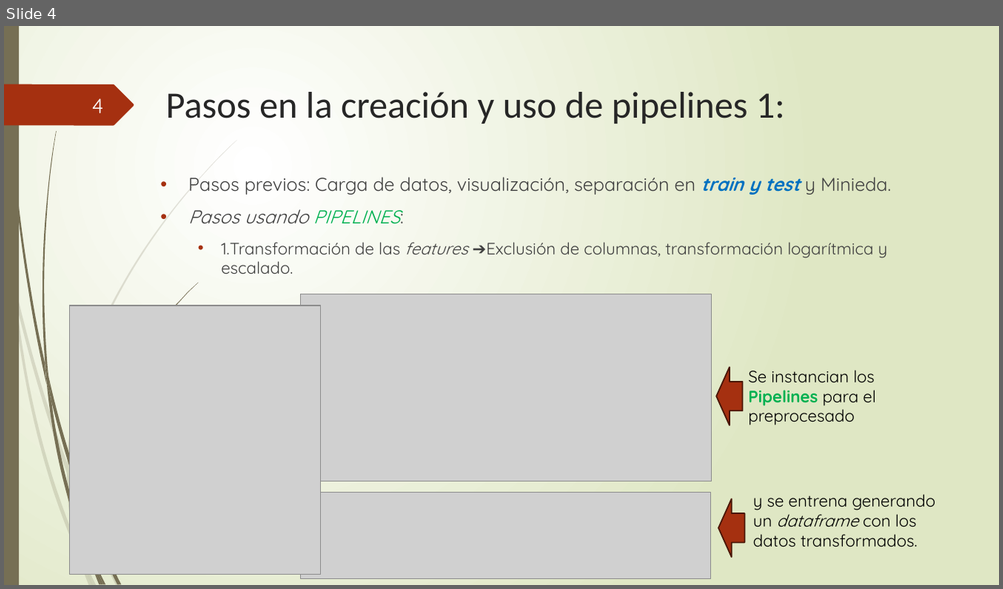
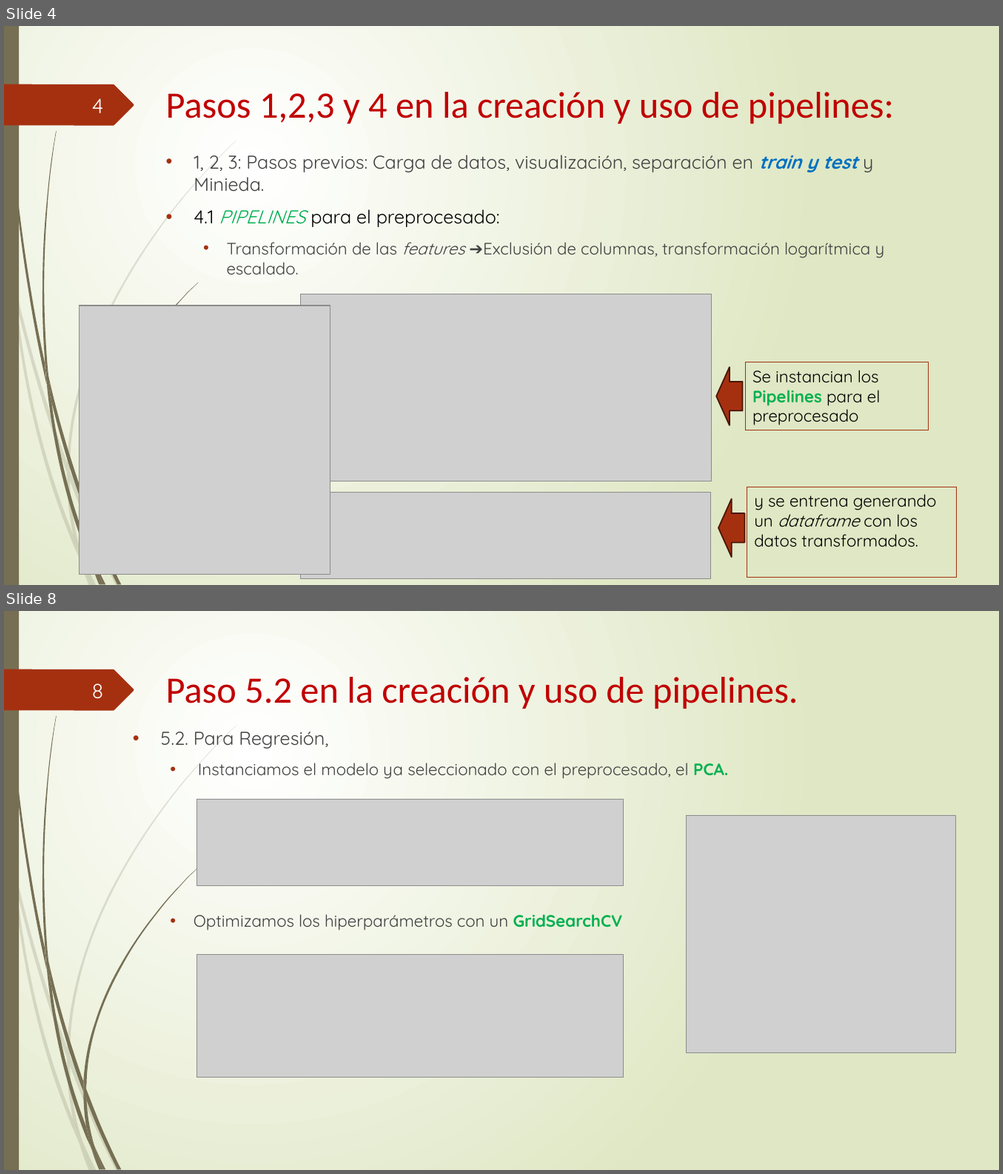
Before and after one commit to somm14/Pipelines_practica, a slide deck: Presentación_PIPELINES.pptx. Shown one above the other, each under a label of ours: slide 4 before the commit, slides 4 and 8 after it; the slides between them are not shown. The pictures are 1003x589 and 1003x1174 pixels, drawn with LibreOffice and Linux fonts; fonts in the diff are those of the drawing; grey boxes stand for pictures. Boxes give left, top, right and bottom in pixels: in the first picture for what was removed or moved away, otherwise in the second. Text is boxed around its words. In the diff, an @@ line names an element or a change of style, - is before the commit and + after.

```diff
--- a/Presentación_PIPELINES.pptx
+++ b/Presentación_PIPELINES.pptx
@@ slide 8 added at (x1=4, y1=611, x2=999, y2=1170), background gradient #FFFFFF to #DFE8C4; not listed: 22 template elements that a slide beside it also shows @@
@@ text added at (x1=166, y1=677, x2=798, y2=709), 36 pt, text #C00000 @@
+Paso 5.2 en la creación y uso de pipelines.
@@ page number added at (x1=92, y1=684, x2=104, y2=699), 20 pt, text #FEFFFF @@
+8
@@ text added at (x1=161, y1=732, x2=728, y2=931), 16 pt, text #404040 @@
+• 5.2. Para Regresión,
+  • Instanciamos el modelo ya seleccionado con el preprocesado, el PCA.
+  • Optimizamos los hiperparámetros con un GridSearchCV
@@ picture added at (x1=197, y1=799, x2=623, y2=886) @@
@@ picture added at (x1=686, y1=815, x2=956, y2=1053) @@
@@ picture added at (x1=197, y1=955, x2=623, y2=1078) @@
@@ freeform shape added at (x1=83, y1=1092, x2=94, y2=1147), fill #766F54 @@
@@ freeform shape added at (x1=83, y1=1082, x2=86, y2=1100), fill #766F54 @@
@@ slide 4 changed as well @@
@@ title at (x1=166, y1=92, x2=893, y2=124): text changed; text colour #262626 to #C00000 @@
-Pasos en la creación y uso de pipelines 1:
+Pasos 1,2,3 y 4 en la creación y uso de pipelines:
@@ text at (x1=193, y1=155, x2=885, y2=275): text changed @@
-• Pasos previos: Carga de datos, visualización, separación en train y test y Minieda.
-• Pasos usando PIPELINES:
-  • 1.Transformación de las features ➔Exclusión de columnas, transformación logarítmica y escalado.
+• 1, 2, 3: Pasos previos: Carga de datos, visualización, separación en train y test y Minieda.
+• 4.1 PIPELINES para el preprocesado:
+  • Transformación de las features ➔Exclusión de columnas, transformación logarítmica y escalado.
@@ picture moved from (x1=70, y1=306, x2=320, y2=575) to (x1=79, y1=306, x2=330, y2=575) @@
@@ rectangle "Se instancian los Pipelines para ..." at (x1=745, y1=363, x2=928, y2=430): outline none to #A53010 0.75 pt @@
@@ rectangle "Se instancian los Pipelines para ..." resized from (x1=748, y1=370, x2=876, y2=426) to (x1=745, y1=363, x2=928, y2=430) @@
@@ rectangle "y se entrena generando un ..." resized from (x1=753, y1=494, x2=936, y2=548) to (x1=746, y1=487, x2=956, y2=577) @@
@@ rectangle "y se entrena generando un ..." at (x1=746, y1=487, x2=956, y2=577): outline none to #A53010 0.75 pt @@
```
Also in this commit, not shown: 5 other slides changed, 2 other slides added, 1 slide removed.
